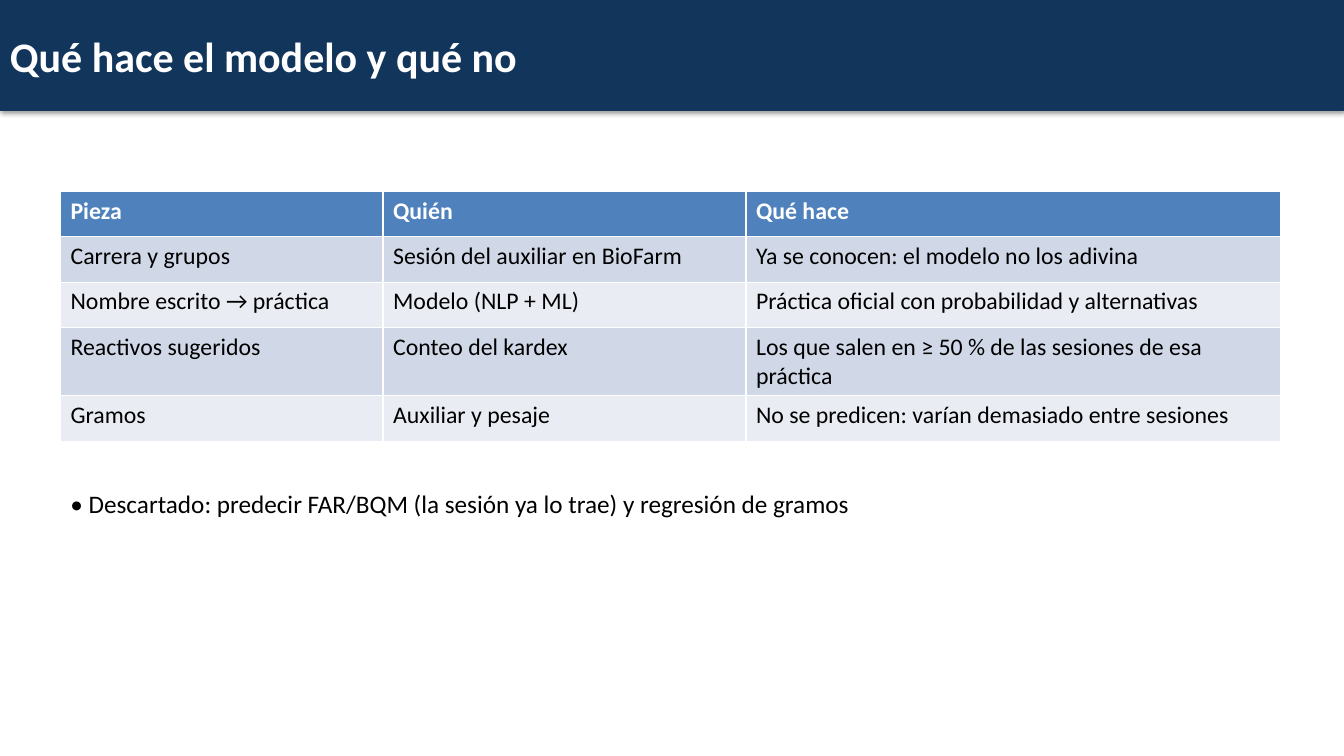
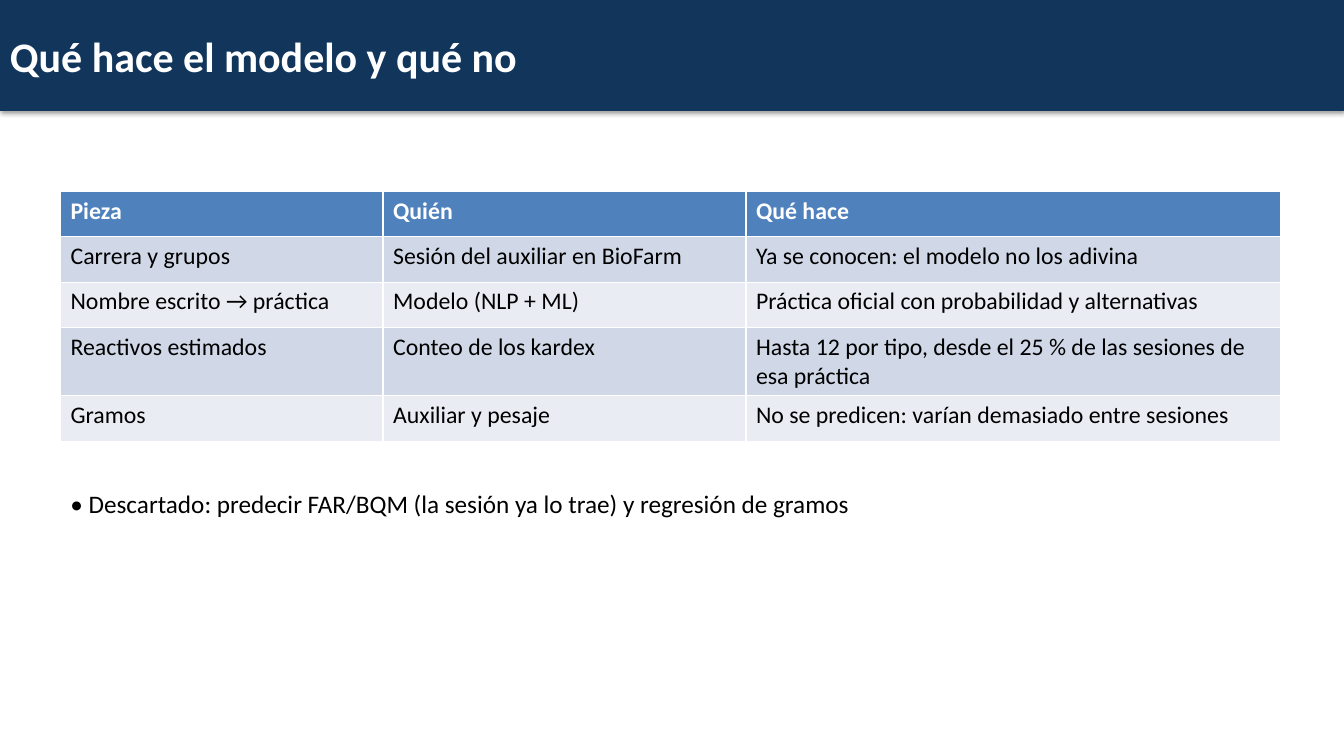
Before and after one commit to DSaav22/topicos-practica-nlp, a slide deck: slide 3 of docs/diapositivas.pptx. Drawn at 1344x756 pixels with LibreOffice and Linux fonts; fonts in the diff are those of the drawing. Boxes give left, top, right and bottom in pixels: in the first picture for what was removed or moved away, otherwise in the second. Text is boxed around its words. In the diff, an @@ line names an element or a change of style, - is before the commit and + after.

```diff
--- a/docs/diapositivas.pptx
+++ b/docs/diapositivas.pptx
@@ table at bbox=[60, 192, 1280, 431] @@
-row 4: Reactivos sugeridos | Conteo del kardex | Los que salen en ≥ 50 % de las sesiones de esa práctica
+row 4: Reactivos estimados | Conteo de los kardex | Hasta 12 por tipo, desde el 25 % de las sesiones de esa práctica
```
Also in this commit, not shown: 2 other slides changed, 1 slide added.
